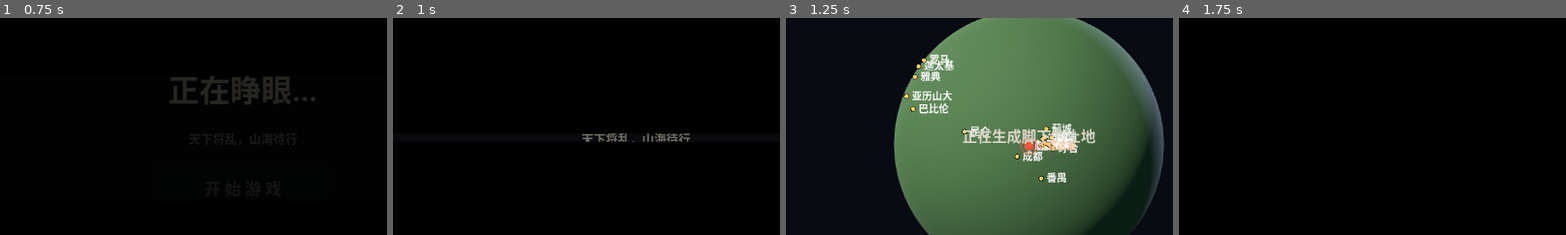
Above: before the commit, frames 1-4 (left to right).
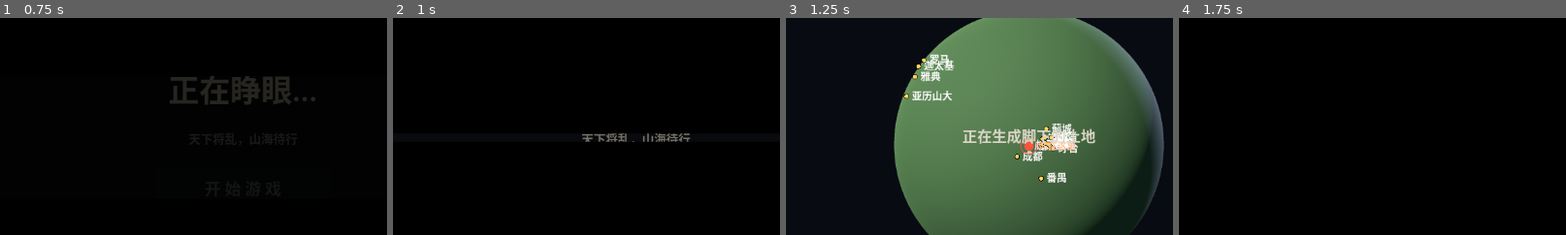
Above: after the commit, the same moments.

Repository: Richesfire/map
Game: Godot game, scene res://scenes/main_menu.tscn
The game is run twice, just before and just after one commit, with the same random seed, the same clock (stepped at 60 frames per second) and the same inputs.
Inputs (mouse positions are % of the whole screen's width and height, from its top left):
- Up to frame 1 (0.75 s): click "开 始 游 戏" at 0.5 s
- Up to frame 2 (1 s): no input
- Up to frame 3 (1.25 s): no input
- Up to frame 4 (1.75 s): tap Enter at 1.25 s; move the mouse to (55, 50) at 1.27 s; hold W (move_forward) from 1.28 s (still down); hold F (interact) from 1.28 s (still down); click (55, 50) at 1.42 s; tap Space (jump) at 1.52 s
The pictures show only the part of the screen within x 19-69%, y 22-72%; the shares and areas given below are measured in that part.

Frames 1-2 are identical in both runs. In frame 3, 0.4% of the frame differs, in the area x 32-68%, y 39-62%; in frame 4, nothing differs.

Commit message:
地球仪层级化第一版：4 级缩放 + 地名按重要性分级显示 + 18 个测试地名

Diff:
--- a/godot/scripts/map/map_annotation.gd
+++ b/godot/scripts/map/map_annotation.gd
@@ -38,3 +38,15 @@
 
 func tile() -> Vector3i:
 	return GeoSphere.dir_to_tile(dir)
+
+
+## 重要性：数字越小越重要，低缩放级别只显示重要的
+##  0 都城  1 郡城  2 关隘/山川  3 县城  4 村庄
+func importance() -> int:
+	match kind:
+		"capital": return 0
+		"city": return 1
+		"poi": return 2
+		"town": return 3
+		"village": return 4
+	return 2
--- a/godot/scripts/map/world_globe_view.gd
+++ b/godot/scripts/map/world_globe_view.gd
@@ -225,6 +225,18 @@
 
 
 ## 滚轮缩放：滚轮上 = 放大
+## 当前缩放层级 0~3（0=全球，3=本地）
+## 阈值按 _zoom（0.6~2.6）划分，滚动时逐级解锁更细的地名。
+func zoom_level() -> int:
+	if _zoom < 1.15:
+		return 0
+	if _zoom < 1.65:
+		return 1
+	if _zoom < 2.15:
+		return 2
+	return 3
+
+
 func zoom_by(steps: float) -> void:
 	_zoom = clampf(_zoom * (1.0 + steps * 0.12), 0.6, 2.6)
 	# 只改 FOV，不碰相机位置。
--- a/godot/scripts/map/world_map_overlay.gd
+++ b/godot/scripts/map/world_map_overlay.gd
@@ -12,10 +12,14 @@
 		return
 	var font := ThemeDB.fallback_font
 
-	# ---- 标注
+	# ---- 标注（按缩放层级显示：拉近才出现更小的地名）
+	var lvl: int = dialog._globe.zoom_level() if dialog._globe != null else 0
 	for entry in dialog.annotations:
 		var a := entry as MapAnnotation
 		if a == null:
+			continue
+		# L0 只显示都城，L1 加郡城，L2 加关隘/县城，L3 显示村庄
+		if a.importance() > lvl + 1:
 			continue
 		var p := dialog.project(a.dir)
 		if p.x < 0.0:
--- a/godot/scripts/world/demo_annotations.gd
+++ b/godot/scripts/world/demo_annotations.gd
@@ -39,6 +39,27 @@
 	_add(out, "karthago", "迦太基", "capital", 10.32, 36.85)
 	_add(out, "babylon", "巴比伦", "poi", 44.42, 32.54)
 
+	# ---- 测试用：县城与村庄（层级放大的验证素材）
+	_add(out, "v_lantian", "蓝田", "town", 109.32, 34.15)
+	_add(out, "v_zhouzhi", "盩厔", "town", 108.22, 34.16)
+	_add(out, "v_huyi", "鄠邑", "town", 108.60, 34.11)
+	_add(out, "v_jingyang", "泾阳", "town", 108.84, 34.53)
+	_add(out, "v_gaoling", "高陵", "town", 109.09, 34.53)
+	_add(out, "v_liquan", "醴泉", "town", 108.43, 34.48)
+	_add(out, "v_xingping", "兴平", "town", 108.49, 34.30)
+	_add(out, "v_wugong", "武功", "town", 108.20, 34.26)
+	_add(out, "v_weinan", "渭南", "town", 109.50, 34.50)
+	_add(out, "v_huaxian", "华县", "town", 109.77, 34.51)
+	_add(out, "v_pucheng", "蒲城", "town", 109.59, 34.95)
+	_add(out, "v_dali", "大荔", "town", 109.94, 34.80)
+
+	_add(out, "vv_xiaozhai", "小寨", "village", 108.95, 34.22)
+	_add(out, "vv_qiaoshan", "桥山", "village", 108.79, 34.24)
+	_add(out, "vv_xiliu", "细柳", "village", 108.82, 34.14)
+	_add(out, "vv_majia", "马家堡", "village", 108.88, 34.30)
+	_add(out, "vv_beitian", "北田", "village", 109.05, 34.26)
+	_add(out, "vv_yanliang", "阎良", "village", 109.23, 34.66)
+
 	# ---- 守者（虚构）
 	_add(out, "kunlun", "昆仑", "poi", 80.00, 36.00)
 
Binary file added: godot/_截图/81_层级地名.png
